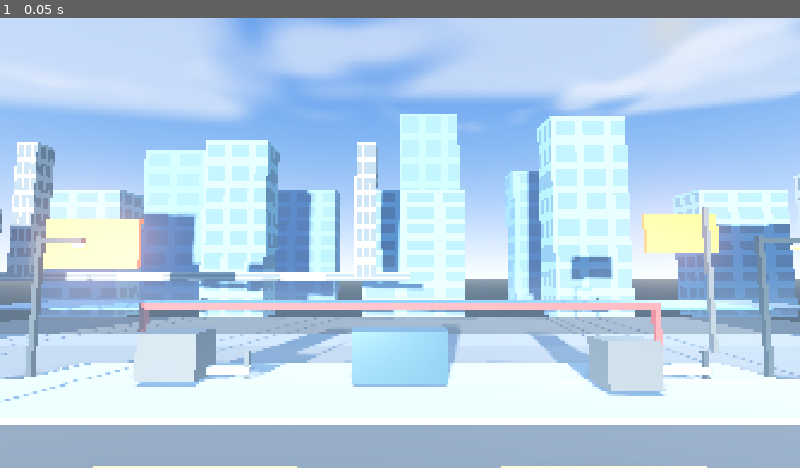
Above: before the commit, frame 1.
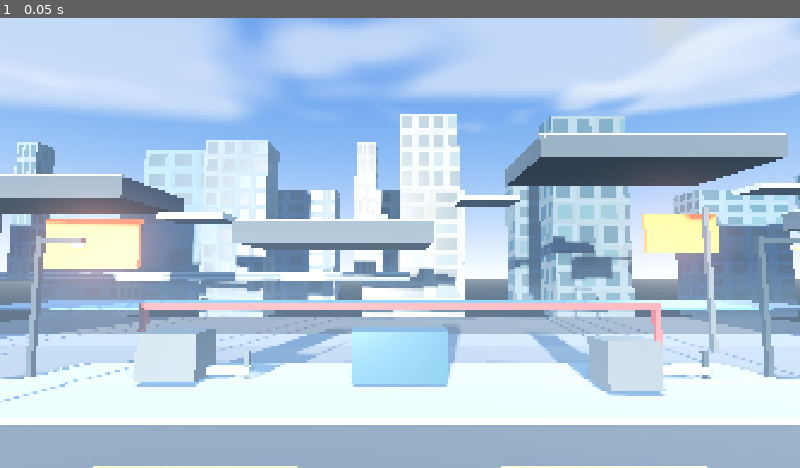
Above: after the commit, the same moment.

Repository: nnamdinwali/shadow-killer
Game: Godot game, scene res://node_3d.tscn
Same seed, same stepped clock (60 frames per second), same inputs: the game is played once before the commit and once after it.
Inputs:
- Up to frame 1 (0.05 s): no input

The runs differ from the first frame. In frame 1, 20% of the frame differs, in the area x 0-100%, y 21-67%.

Commit message:
Add vertical traversal and facade material detail
Create separated rooftop routes with elevation changes, transfer bridges, swing anchors, a deep fall zone, and hand-authored procedural facade variation for windows, seams, grime, and roughness. No AI-generated assets added.\n\nCo-authored-by: Manus <dev-agent@manus.ai>

Diff:
--- a/city_polish.gd
+++ b/city_polish.gd
@@ -1,6 +1,6 @@
 extends Node3D
-## Hand-authored city foundation for the Shadow Killer showcase scene.
-## Uses only native Godot meshes/materials; no downloaded or AI-generated assets.
+## Hand-authored city foundation and traversal layer.
+## Uses only native Godot meshes, materials, and shader code; no AI-generated assets.
 
 var asphalt := StandardMaterial3D.new()
 var sidewalk := StandardMaterial3D.new()
@@ -8,12 +8,20 @@
 var lane_paint := StandardMaterial3D.new()
 var metal := StandardMaterial3D.new()
 var lamp_glow := StandardMaterial3D.new()
+var rooftop := StandardMaterial3D.new()
+var rooftop_edge := StandardMaterial3D.new()
+var void_material := StandardMaterial3D.new()
+var facade_shader := Shader.new()
+var facade_materials: Array[ShaderMaterial] = []
 
 func _ready() -> void:
 	_setup_materials()
+	_apply_facade_textures()
 	_build_floor()
 	_build_road()
+	_build_traversal_route()
 	_build_street_furniture()
+	_build_fall_zone()
 
 func _setup_materials() -> void:
 	asphalt.albedo_color = Color("202832")
@@ -40,36 +48,154 @@
 	lamp_glow.emission = Color("ff9d32")
 	lamp_glow.emission_energy_multiplier = 2.4
 
+	rooftop.albedo_color = Color("313d48")
+	rooftop.roughness = 0.88
+	rooftop_edge.albedo_color = Color("b8c1c8")
+	rooftop_edge.roughness = 0.72
+
+	void_material.albedo_color = Color("0b1420")
+	void_material.roughness = 1.0
+
+	facade_shader.code = """
+shader_type spatial;
+render_mode diffuse_burley, cull_back;
+
+uniform vec4 base_color : source_color = vec4(0.42, 0.58, 0.68, 1.0);
+uniform vec4 window_color : source_color = vec4(0.06, 0.16, 0.23, 1.0);
+uniform float detail_scale = 1.0;
+
+float hash12(vec2 p) {
+    p = fract(p * vec2(127.1, 311.7));
+    return fract(sin(dot(p, vec2(269.5, 183.3))) * 43758.5453);
+}
+
+void fragment() {
+    vec2 cell = UV * vec2(10.0, 18.0) * detail_scale;
+    vec2 local = fract(cell);
+    vec2 tile = floor(cell);
+    float frame = step(0.08, local.x) * step(local.x, 0.92) * step(0.10, local.y) * step(local.y, 0.90);
+    float window = step(0.18, local.x) * step(local.x, 0.82) * step(0.16, local.y) * step(local.y, 0.84);
+    float warm_variation = step(0.78, hash12(tile + 4.0));
+    float seam = (1.0 - step(0.965, local.x)) * 0.07 + (1.0 - step(0.965, local.y)) * 0.06;
+    float grime = hash12(tile * 0.7 + 12.0) * 0.10;
+    vec3 facade = base_color.rgb * (1.0 - grime - seam);
+    vec3 glass = window_color.rgb + vec3(0.10, 0.13, 0.12) * warm_variation;
+    ALBEDO = mix(facade, glass, window * frame * 0.82);
+    ROUGHNESS = mix(0.88, 0.26, window * frame);
+    EMISSION = glass * window * frame * (0.018 + warm_variation * 0.035);
+}
+"""
+
+func _apply_facade_textures() -> void:
+	var palette := [
+		[Color("557c91"), Color("102c3d")],
+		[Color("71889a"), Color("173244")],
+		[Color("9b9b92"), Color("24353c")],
+		[Color("526b78"), Color("0d2532")]
+	]
+	var index := 0
+	for node in get_tree().get_nodes_in_group("facade_buildings"):
+		var material := ShaderMaterial.new()
+		material.shader = facade_shader
+		var colors = palette[index % palette.size()]
+		material.set_shader_parameter("base_color", colors[0])
+		material.set_shader_parameter("window_color", colors[1])
+		material.set_shader_parameter("detail_scale", 0.9 + float(index % 3) * 0.12)
+		node.material_override = material
+		facade_materials.append(material)
+		index += 1
+
+	# The existing scene predates groups, so also catch its named skyline meshes.
+	for node in _all_scene_meshes():
+		if not _is_facade_name(node.name):
+			continue
+		var material := ShaderMaterial.new()
+		material.shader = facade_shader
+		var colors = palette[index % palette.size()]
+		material.set_shader_parameter("base_color", colors[0])
+		material.set_shader_parameter("window_color", colors[1])
+		material.set_shader_parameter("detail_scale", 0.9 + float(index % 3) * 0.12)
+		node.material_override = material
+		facade_materials.append(material)
+		index += 1
+
+func _all_scene_meshes() -> Array[MeshInstance3D]:
+	var result: Array[MeshInstance3D] = []
+	for node in get_tree().get_nodes_in_group("facade_buildings"):
+		if node is MeshInstance3D:
+			result.append(node)
+	for node in find_children("*", "MeshInstance3D", true, false):
+		if node is MeshInstance3D and not result.has(node):
+			result.append(node)
+	return result
+
+func _is_facade_name(node_name: String) -> bool:
+	return node_name.contains("Tower") or node_name.contains("Block") or node_name.contains("Building")
+
 func _build_floor() -> void:
-	# A broad, dark foundation removes the editor-grid feeling and gives every
-	# building a believable base plane.
 	_box("CityFoundation", Vector3(0.0, -0.25, -8.0), Vector3(56.0, 0.45, 34.0), asphalt)
 	_box("RearPlaza", Vector3(0.0, 0.02, -10.0), Vector3(50.0, 0.12, 8.0), sidewalk)
 	_box("FrontWalk", Vector3(0.0, 0.02, 7.0), Vector3(50.0, 0.12, 6.0), sidewalk)
+	# A dark lower void makes the gaps read as dangerous space rather than a
+	# second flat floor. It is intentionally below the playable route.
+	_box("DeepCityVoid", Vector3(0.0, -8.0, -2.0), Vector3(62.0, 0.30, 24.0), void_material)
 
 func _build_road() -> void:
-	# Main horizontal boulevard in the camera's foreground.
 	_box("Boulevard", Vector3(0.0, 0.12, 1.8), Vector3(48.0, 0.18, 8.6), asphalt)
 	_box("BoulevardCurbBack", Vector3(0.0, 0.29, -2.55), Vector3(48.0, 0.20, 0.34), curb)
 	_box("BoulevardCurbFront", Vector3(0.0, 0.29, 6.15), Vector3(48.0, 0.20, 0.34), curb)
-
-	# Broken center markings and solid edge lines are deliberately simple,
-	# readable, and light enough for mobile rendering.
 	for x in range(-21, 22, 6):
 		_box("LaneDash_%s" % x, Vector3(x, 0.235, 1.8), Vector3(3.0, 0.035, 0.16), lane_paint)
 	_box("EdgeLineBack", Vector3(0.0, 0.235, -1.95), Vector3(47.0, 0.035, 0.12), lane_paint)
 	_box("EdgeLineFront", Vector3(0.0, 0.235, 5.55), Vector3(47.0, 0.035, 0.12), lane_paint)
-
-	# Two raised pedestrian crossings give the road a designed destination.
 	for x in [-11.0, 11.0]:
 		for z in [-0.8, 0.1, 1.0, 1.9, 2.8, 3.7, 4.6]:
 			_box("Crosswalk_%s_%s" % [x, z], Vector3(x, 0.245, z), Vector3(0.55, 0.035, 0.52), curb)
+
+func _build_traversal_route() -> void:
+	# 2.5D rooftop route: each segment is separate, with visible voids between
+	# them. The changing Y heights create a reason to jump and later swing.
+	var segments := [
+		[-22.0, 3.8, 7.5, 4.0],
+		[-12.0, 5.8, 7.0, 3.6],
+		[-2.0, 4.4, 6.0, 3.8],
+		[8.0, 7.0, 7.5, 4.0],
+		[19.0, 5.2, 8.0, 3.6]
+	]
+	for i in segments.size():
+		var item = segments[i]
+		_build_rooftop_segment(i, Vector3(item[0], item[1], -6.0), Vector3(item[2], 0.65, item[3]))
+		_build_swing_anchor(i, Vector3(item[0] + item[2] * 0.38, item[1] + 8.0, -5.0))
+
+	# Narrow transfer bridges emphasize the gaps without turning the whole route
+	# back into one continuous floor.
+	for item in [[-17.0, 4.9, 2.4], [-7.0, 5.1, 2.2], [3.0, 5.7, 2.0], [13.5, 6.1, 2.8]]:
+		_box("TransferBridge_%s" % item[0], Vector3(item[0], item[1], -6.0), Vector3(item[2], 0.20, 1.2), rooftop_edge)
+
+func _build_rooftop_segment(index: int, center: Vector3, size: Vector3) -> void:
+	_box("TraversalRoof_%02d" % index, center, size, rooftop)
+	_box("TraversalRoofEdge_%02d" % index, center + Vector3(0.0, size.y * 0.52, size.z * 0.48), Vector3(size.x, 0.12, 0.14), rooftop_edge)
+	_box("TraversalRoofTrim_%02d" % index, center + Vector3(-size.x * 0.48, size.y * 0.52, 0.0), Vector3(0.14, 0.12, size.z), rooftop_edge)
+	# Small rooftop service blocks make the platforms feel occupied and give
+	# the player readable cover/obstacles.
+	_box("RooftopUnit_%02d" % index, center + Vector3(size.x * 0.18, size.y * 0.85, -0.25), Vector3(1.0, 0.55, 0.8), metal)
+
+func _build_swing_anchor(index: int, position: Vector3) -> void:
+	var anchor := Marker3D.new()
+	anchor.name = "SwingAnchor_%02d" % index
+	anchor.position = position
+	anchor.add_to_group("swing_anchors")
+	add_child(anchor)
+	# Visible only as a small emissive locator during level design; hide before
+	# shipping if the player should not see the traversal markers.
+	var beacon := _mesh_box("SwingBeacon", Vector3.ZERO, Vector3(0.22, 0.22, 0.22), lamp_glow)
+	beacon.name = "SwingBeacon_%02d" % index
+	anchor.add_child(beacon)
 
 func _build_street_furniture() -> void:
 	for x in [-20.0, -10.0, 10.0, 20.0]:
 		_build_lamp(x, -3.25)
 		_build_lamp(x, 6.85, true)
-
 	for x in [-17.0, -5.0, 7.0, 19.0]:
 		_build_barrier(x, -2.88)
 
@@ -77,15 +203,11 @@
 	var root := Node3D.new()
 	root.name = "StreetLamp_%s_%s" % [x, z]
 	add_child(root)
-
-	var pole := _mesh_box("Pole", Vector3(0.0, 2.1, 0.0), Vector3(0.14, 4.2, 0.14), metal)
-	root.add_child(pole)
+	root.position = Vector3(x, 0.0, z)
+	root.add_child(_mesh_box("Pole", Vector3(0.0, 2.1, 0.0), Vector3(0.14, 4.2, 0.14), metal))
 	var arm_x := -0.58 if reversed_arm else 0.58
-	var arm := _mesh_box("Arm", Vector3(arm_x, 4.05, 0.0), Vector3(1.25, 0.12, 0.12), metal)
-	root.add_child(arm)
-	var lamp := _mesh_box("Lamp", Vector3(arm_x * 2.0, 3.88, 0.0), Vector3(0.34, 0.12, 0.30), lamp_glow)
-	root.add_child(lamp)
-	root.position = Vector3(x, 0.0, z)
+	root.add_child(_mesh_box("Arm", Vector3(arm_x, 4.05, 0.0), Vector3(1.25, 0.12, 0.12), metal))
+	root.add_child(_mesh_box("Lamp", Vector3(arm_x * 2.0, 3.88, 0.0), Vector3(0.34, 0.12, 0.30), lamp_glow))
 
 func _build_barrier(x: float, z: float) -> void:
 	var root := Node3D.new()
@@ -95,6 +217,26 @@
 	root.add_child(_mesh_box("PostA", Vector3(-1.0, 0.55, 0.0), Vector3(0.12, 1.1, 0.12), metal))
 	root.add_child(_mesh_box("PostB", Vector3(1.0, 0.55, 0.0), Vector3(0.12, 1.1, 0.12), metal))
 	root.add_child(_mesh_box("Rail", Vector3(0.0, 0.62, 0.0), Vector3(2.2, 0.16, 0.16), curb))
+
+func _build_fall_zone() -> void:
+	var fall_zone := Area3D.new()
+	fall_zone.name = "FallZone"
+	fall_zone.collision_layer = 0
+	fall_zone.collision_mask = 1
+	var shape := CollisionShape3D.new()
+	var box := BoxShape3D.new()
+	box.size = Vector3(62.0, 1.0, 24.0)
+	shape.shape = box
+	shape.position = Vector3(0.0, -8.0, -2.0)
+	fall_zone.add_child(shape)
+	fall_zone.body_entered.connect(_on_fall_zone_body_entered)
+	add_child(fall_zone)
+
+func _on_fall_zone_body_entered(body: Node3D) -> void:
+	# The player controller can later connect to this signal to trigger a fall
+	# animation/restart. Keeping it here makes the level's failure space explicit.
+	if body.is_in_group("player"):
+		body.set_meta("fell_from_city", true)
 
 func _box(node_name: String, position: Vector3, size: Vector3, material: Material) -> MeshInstance3D:
 	var mesh_instance := _mesh_box(node_name, position, size, material)
